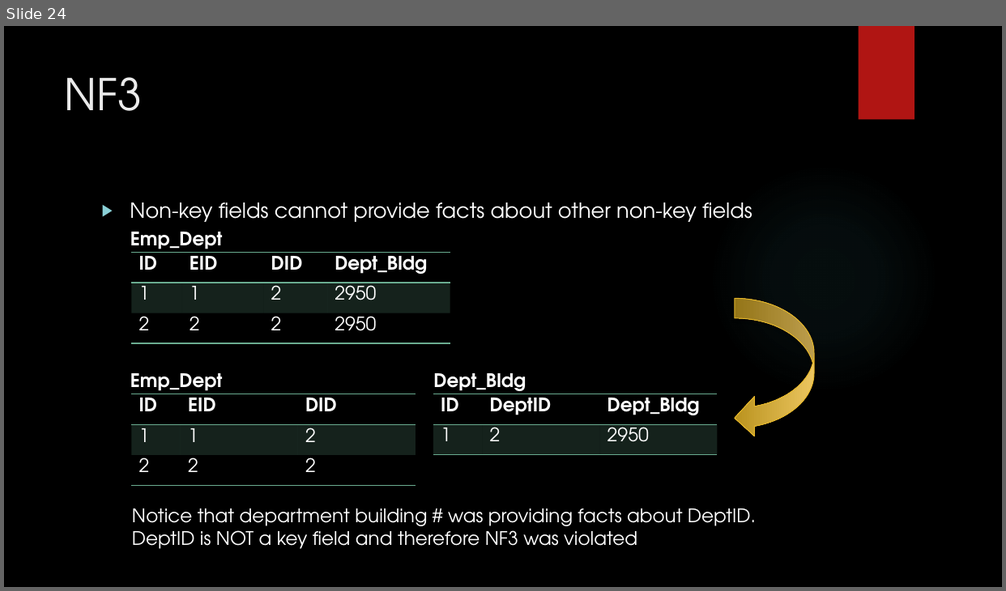
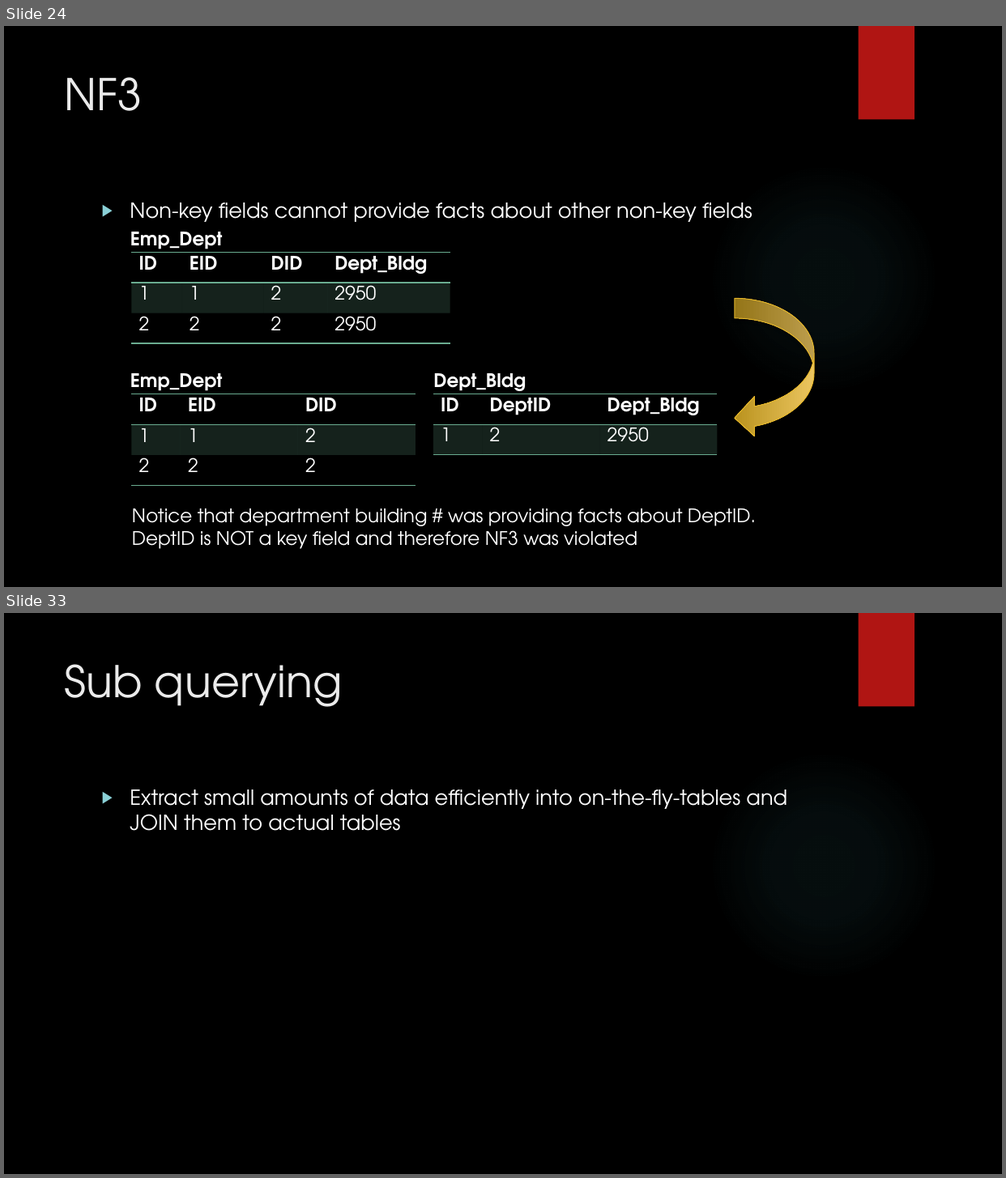
Before and after one commit to zedfoxus/database-bootcamp, a slide deck: Presentation/Database-Bootcamp-Presentation.pptx. Shown one above the other, each under a label of ours: slide 24 before the commit, slides 24 and 33 after it; the slides between them are not shown. The pictures are 1006x591 and 1006x1178 pixels, drawn with LibreOffice and Linux fonts; fonts in the diff are those of the drawing; background and template pictures are left out. Boxes give left, top, right and bottom in pixels: in the first picture for what was removed or moved away, otherwise in the second. Text is boxed around its words. In the diff, an @@ line names an element or a change of style, - is before the commit and + after.

Commit message:
Join information included

```diff
--- a/Presentation/Database-Bootcamp-Presentation.pptx
+++ b/Presentation/Database-Bootcamp-Presentation.pptx
@@ slide 33 added at (4,613,1002,1174), background picture (left out); not listed: 2 template elements that a slide beside it also shows @@
@@ title added at (65,664,343,707), 42 pt, text #EBEBEB @@
+Sub querying
@@ text added at (130,790,787,831), 20 pt, text #FFFFFF @@
+▶ Extract small amounts of data efficiently into on-the-fly-tables and JOIN them to actual tables
```
Also in this commit, not shown: 8 other slides added.
